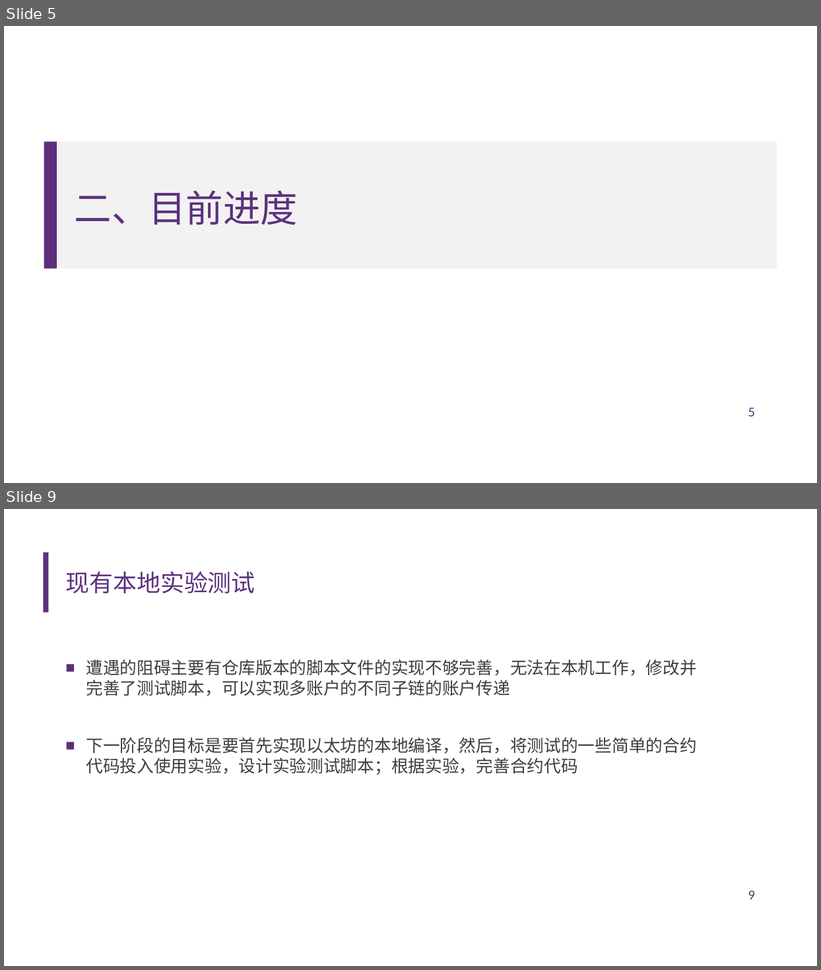
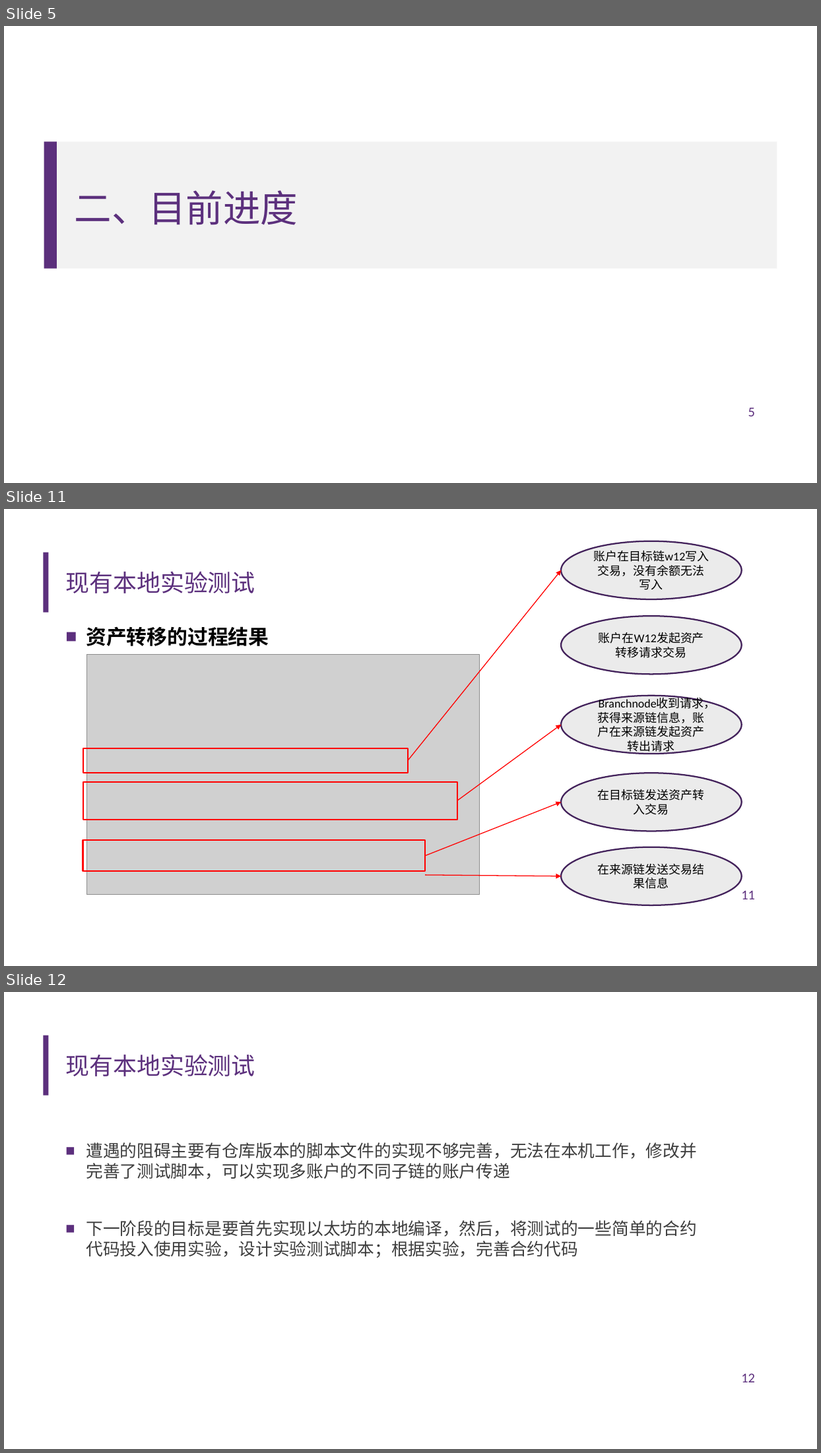
Before and after one commit to diyz19/GraduationDesign, a slide deck: 中期报告.pptx. Shown one above the other, each under a label of ours: slides 5 and 9 before the commit, slides 5, 11 and 12 after it; the slides between them are not shown. The pictures are 821x970 and 821x1453 pixels, drawn with LibreOffice and Linux fonts; fonts in the diff are those of the drawing; grey boxes stand for pictures; background and template pictures are left out. Boxes give left, top, right and bottom in pixels: in the first picture for what was removed or moved away, otherwise in the second. Text is boxed around its words. In the diff, an @@ line names an element or a change of style, - is before the commit and + after.

```diff
--- a/中期报告.pptx
+++ b/中期报告.pptx
@@ slide 11 added at [4,509,817,966], background #FFFFFF; not listed: 1 template element that a slide beside it also shows @@
@@ ellipse added at [562,541,742,599], fill #EBEBEB, outline #43235C 1.75 pt, 14 pt, text #000000 @@
+账户在目标链w12写入交易，没有余额无法写入
@@ title added at [66,571,255,593], 28 pt, text #5C307D @@
+现有本地实验测试
@@ arrow added from (408, 761) to (562, 570), #FF0000 1 pt @@
@@ text added at [86,626,269,646], 24 pt, text #000000, bold @@
+■ 资产转移的过程结果
@@ ellipse added at [562,617,742,674], fill #EBEBEB, outline #43235C 1.75 pt, 14 pt, text #000000 @@
+账户在W12发起资产转移请求交易
@@ picture added at [87,654,480,894] @@
@@ ellipse added at [562,696,742,754], fill #EBEBEB, outline #43235C 1.75 pt, 14 pt, text #000000 @@
+Branchnode收到请求，获得来源链信息，账户在来源链发起资产转出请求
@@ arrow added from (457, 801) to (562, 725), #FF0000 1 pt @@
@@ rectangle added at [83,749,408,774], outline #FF0000 1.75 pt @@
@@ rectangle added at [83,782,458,820], outline #FF0000 1.75 pt @@
@@ ellipse added at [562,773,742,831], fill #EBEBEB, outline #43235C 1.75 pt, 14 pt, text #000000 @@
+在目标链发送资产转入交易
@@ arrow added from (426, 856) to (562, 803), #FF0000 1 pt @@
@@ rectangle added at [83,840,426,871], outline #FF0000 1.75 pt @@
@@ ellipse added at [562,848,742,906], fill #EBEBEB, outline #43235C 1.75 pt, 14 pt, text #000000 @@
+在来源链发送交易结果信息
@@ arrow added from (426, 875) to (562, 877), #FF0000 1 pt @@
@@ page number added at [741,890,755,900], 16 pt, text #5C2F7D @@
+11
@@ what was slide 9 is now slide 12 @@
@@ page number at [741,1373,755,1383]: text changed @@
-9
+12
```
Also in this commit, not shown: 7 slides changed, 3 other slides added.
